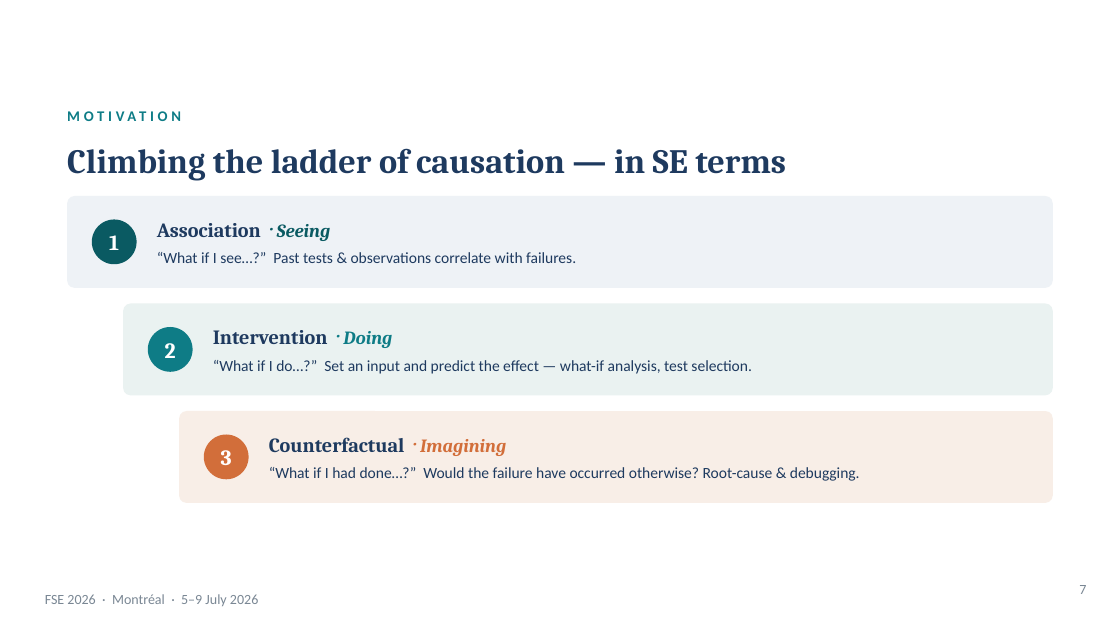
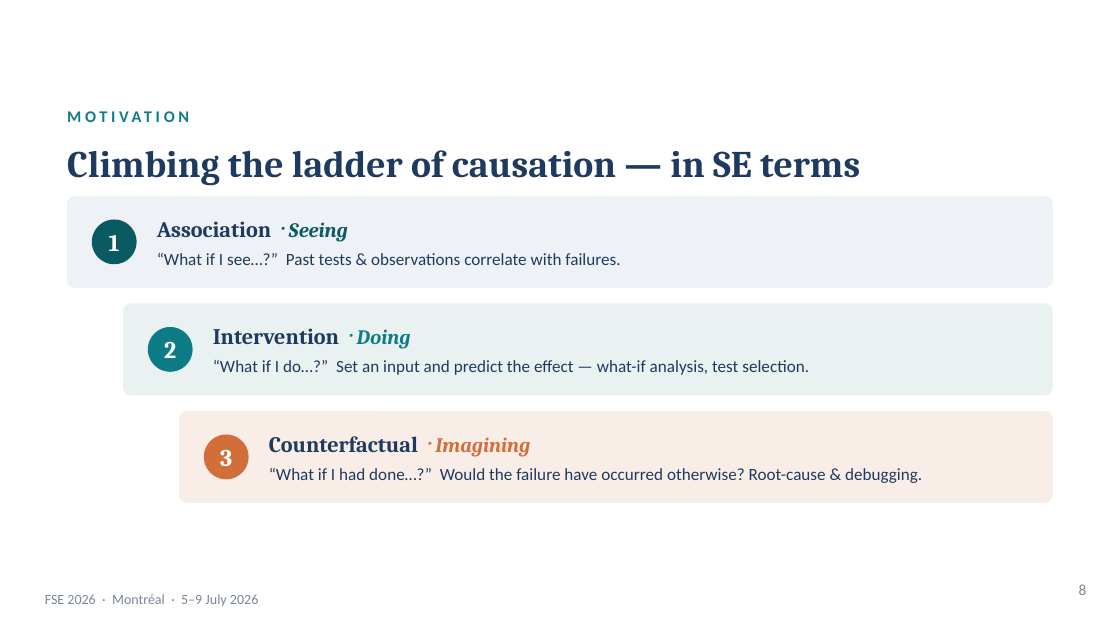
Before and after one commit to martinheyn/CI4SE_Tutorial, a slide deck: slide 8 of slides/Part 1 Causal Modelling_intro_testing_RCA.pptx (slide 7 before the commit). Drawn at 1120x630 pixels with LibreOffice and Linux fonts; fonts in the diff are those of the drawing; background and template pictures are left out. Boxes give left, top, right and bottom in pixels: in the first picture for what was removed or moved away, otherwise in the second. Text is boxed around its words. In the diff, an @@ line names an element or a change of style, - is before the commit and + after.

```diff
--- a/slides/Part 1 Causal Modelling_intro_testing_RCA.pptx
+++ b/slides/Part 1 Causal Modelling_intro_testing_RCA.pptx
@@ text "MOTIVATION" at [67, 106, 1053, 136]: size 9.5 to 10.4 pt @@
@@ text "Climbing the ladder of causation ..." at [67, 150, 860, 186]: size 22 to 24.2 pt @@
@@ text "Association · Seeing" at [157, 221, 620, 265]: size 13 to 14.3 pt in "Association"; size 12 to 13.2 pt in "· Seeing"; size 10 to 11 pt in "“What if I see…?” Past tests & ..." @@
@@ ellipse "2" at [148, 327, 193, 372]: size 14 to 15.4 pt @@
@@ text "Intervention · Doing" at [213, 328, 809, 375]: size 13 to 14.3 pt in "Intervention"; size 12 to 13.2 pt in "· Doing"; size 10 to 11 pt in "“What if I do…?” Set an input ..." @@
@@ text "Counterfactual · Imagining" at [269, 436, 922, 483]: size 13 to 14.3 pt in "Counterfactual"; size 12 to 13.2 pt in "· Imagining"; size 10 to 11 pt in "“What if I had done…?” Would the ..." @@
@@ text at [1079, 584, 1087, 595]: text changed; size 9 to 9.9 pt @@
-7
+8
```
Also in this commit, not shown: 18 other slides changed, 5 slides added, 12 slides removed, 2 other files.
